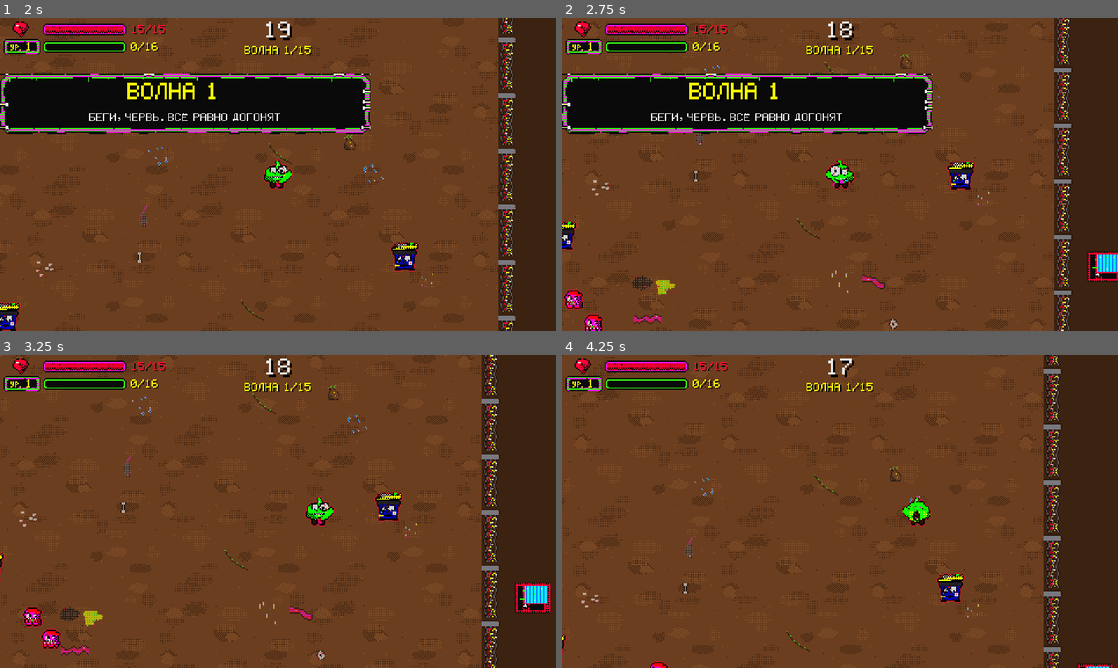
Above: before the commit, frames 1-4 (two rows, left to right).
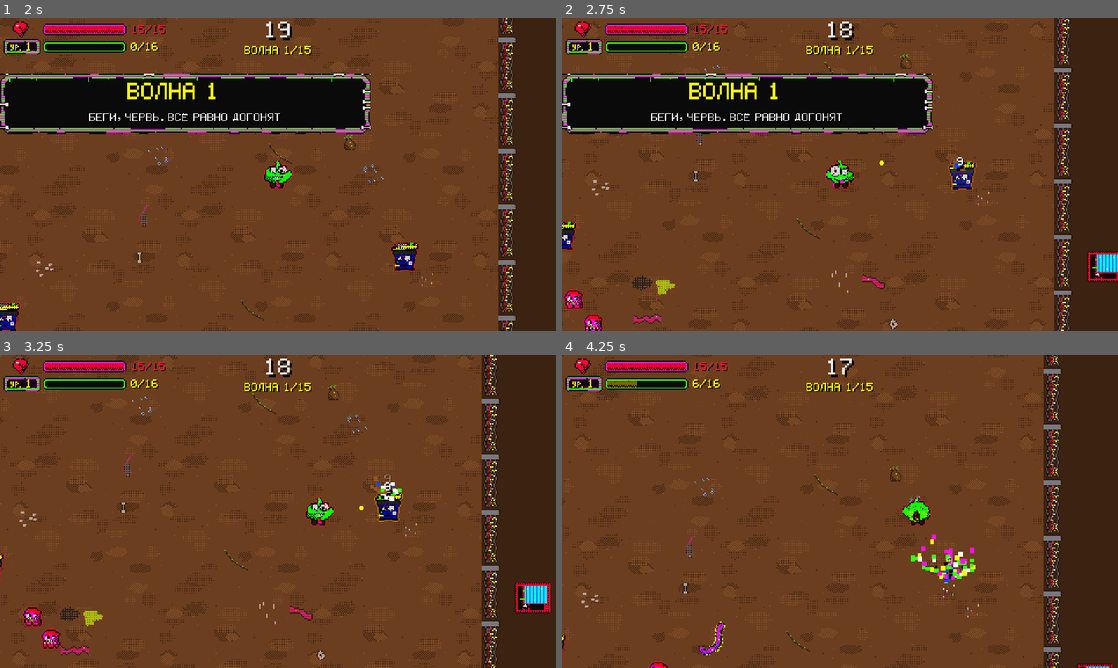
Above: after the commit, the same moments.

Repository: Gepackstuck/Stinky_Dumpster_Survivors
Game: Godot game, scene res://scenes/levels/main.tscn
Same seed, same stepped clock (60 frames per second), same inputs: the game is played once before the commit and once after it.
Inputs (mouse positions are in pixels of both pictures, inside the frame that each line leads up to):
- Up to frame 1 (2 s): click "1" at 0.5 s; tap Enter (ui_accept) at 1.25, 1.52 s; move the mouse to (400, 158) at 1.27 s; hold D (move_right) from 1.28 s (still down); tap R at 1.35 s
- Up to frame 2 (2.75 s): move the mouse to (728, 190) at 2.02 s; release D (move_right) at 2.03 s; hold S (move_down) from 2.03 s (still down); tap R at 2.1 s; tap Enter (ui_accept) at 2.27 s
- Up to frame 3 (3.25 s): move the mouse to (333, 442) at 2.77 s; release S (move_down) at 2.78 s; hold D (move_right) from 2.78 s (still down); tap R at 2.85 s
- Up to frame 4 (4.25 s): move the mouse to (812, 574) at 3.52 s; release D (move_right) at 3.53 s; hold W (move_up) from 3.53 s (still down); tap R at 3.6 s; tap Enter (ui_accept) at 3.77 s

Frame 1 is identical in both runs. In frame 2, 0.3% of the frame differs, in the area x 57-75%, y 44-56%; in frame 3, 0.2%; in frame 4, 1.1%, in the area x 8-75%, y 8-96%.

Commit message:
fix: оружие дальнего боя тоже целится в мусорные баки
Co-Authored-By: Claude Sonnet 5.5 <noreply@anthropic.com>
Claude-Session: https://claude.ai/code/session_01GvQcLtpmeq9xDjqGAM3qCT

Diff:
--- a/scripts/weapons/melee_weapon.gd
+++ b/scripts/weapons/melee_weapon.gd
@@ -35,7 +35,8 @@
 		return
 	var target: Node2D = null
 	var best_sq: float = _reach * _reach * 2.25  # замахиваемся, если враг в 1.5 длины
-	for node: Node in get_tree().get_nodes_in_group(&"enemies"):
+	var candidates: Array[Node] = get_tree().get_nodes_in_group(&"enemies") + get_tree().get_nodes_in_group(&"neutrals")
+	for node: Node in candidates:
 		var enemy: Node2D = node as Node2D
 		var d: float = global_position.distance_squared_to(enemy.global_position)
 		if enemy != null and d < best_sq:
--- a/scripts/weapons/weapon_base.gd
+++ b/scripts/weapons/weapon_base.gd
@@ -38,6 +38,7 @@
 	_cooldown_left = GameState.cooldown_for(_cooldown_sec)
 
 
+## Ближайшая цель: враги в приоритете, бак считается «в 1.5 раза дальше» — но если он заметно ближе, бьём по нему.
 func _find_nearest_enemy() -> Node2D:
 	var nearest: Node2D = null
 	var best_sq: float = _range_sq
@@ -47,6 +48,12 @@
 		if dist_sq < best_sq:
 			best_sq = dist_sq
 			nearest = enemy
+	for node: Node in get_tree().get_nodes_in_group(&"neutrals"):
+		var bin: Node2D = node as Node2D
+		var dist_sq: float = global_position.distance_squared_to(bin.global_position) * 2.25
+		if dist_sq < best_sq:
+			best_sq = dist_sq
+			nearest = bin
 	return nearest
 
 
